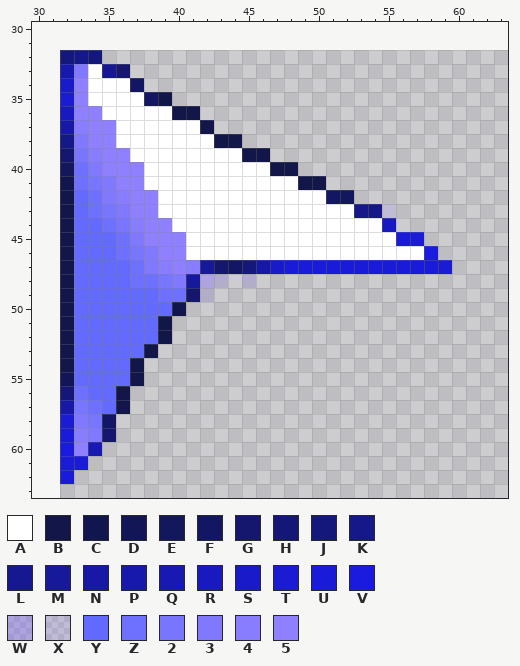
File history of a pixel-art sprite, BulletHell/assets/cursor.png. The picture above was drawn from the file before the commit.
The file is 32x32 pixels. Pixels under 10% opacity are left out. Colours within 5 levels of each other are drawn and written as one. Shown: x 30..63, y 30..63. The old version is drawn lined up with the new one, on the new canvas.
Palette (. is transparent): A #ffffff  B #121648  C #12164f  D #131656  E #13175c  F #131763  G #14176d  H #141775  J #15187b  K #151888  L #161891  M #17199b  N #1719a6  P #1719ac  Q #1819b3  R #181abf  S #191ac9  T #1a1bd2  U #1a1bd8  V #1a1bdf  W #5733ff46  X #5835ff1d  Y #636aff  Z #6e70ff  2 #7875ff  3 #8079ff  4 #897dff  5 #8f80ff
After the commit:
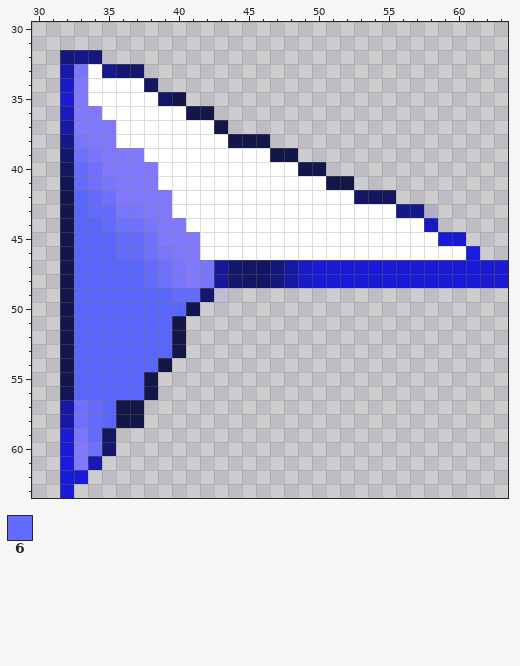
Colours new in this view: 6 #636aff
Changes in this commit:
canvas 32x32 -> 64x64, the old top-left corner now at 32,32
colour Y: #636aff -> #5965ff
y 33: x 33 3 -> 2; x 37 . -> G
y 34: x 33 5 -> 3; x 37..38 F. -> AF
y 35: x 33 5 -> 3; x 38..40 FB. -> AFB
y 36: x 33..34 55 -> 33; x 40 B -> A; x 42 . -> B
y 37: x 33..35 455 -> 333; x 42..43 B. -> AB
y 38: x 33..35 355 -> 233; x 43 B -> A; x 45..46 .. -> BB
y 39: x 33..37 2455A -> Z2333; x 45..48 BB.. -> AABB
y 40: x 33..38 Z3555A -> 6Z3333; x 47..50 BB.. -> AABB
y 41: x 33..38 Z2355A -> 6Z2333; x 49..52 BB.. -> AABB
y 42: x 34..39 Z3455A -> 6Z3333; x 51..55 FE... -> AAFEE
y 43: x 34..39 Z2355A -> 662233; x 53..58 KKX... -> AAAKKX
y 44: x 35..40 Z2455A -> 6ZZ233; x 55..58 R... -> AAAR
y 45: x 36..41 Z3555A -> 66Z333; x 56..60 UU... -> AAAUU
y 46: x 36..41 Z2355A -> 66Z233; x 58..61 V... -> AAAV
y 47: x 37..49 Z3454MGFJNSUU -> Y6Z232MGFFJNS; x 59..63 T.... -> UUUTT
y 48: x 37..63 ZZ23MWX.X.................. -> Y6Z232MGFFJNSUUUUUUUUUUUUTT
y 49: x 39..43 ZZGX. -> Y66GX
y 50: x 40..41 C. -> YC
y 51..52: x 39..40 B. -> YB
y 53: x 38..40 B.. -> YYB
y 54: x 37..39 B.. -> YYB
y 55: x 32 D -> B; x 37..38 B. -> YB
y 56: x 32..33 HZ -> DY; x 36..38 B.. -> YYB
y 57: x 33..34 2Z -> Z6; x 37 . -> B
y 58: x 32..37 T32F.. -> NZ6YBB
y 59: x 32..35 U43G -> T26F
y 60: x 32..35 V5Q. -> U3ZG
y 61: x 32..34 UU. -> V3Q
y 62: x 33 . -> U
y 63: x 32 . -> U
Boxes around the changes in both pictures, in picture pixels (x1, y1, x2, y2):
changed: (60, 64, 508, 498)
